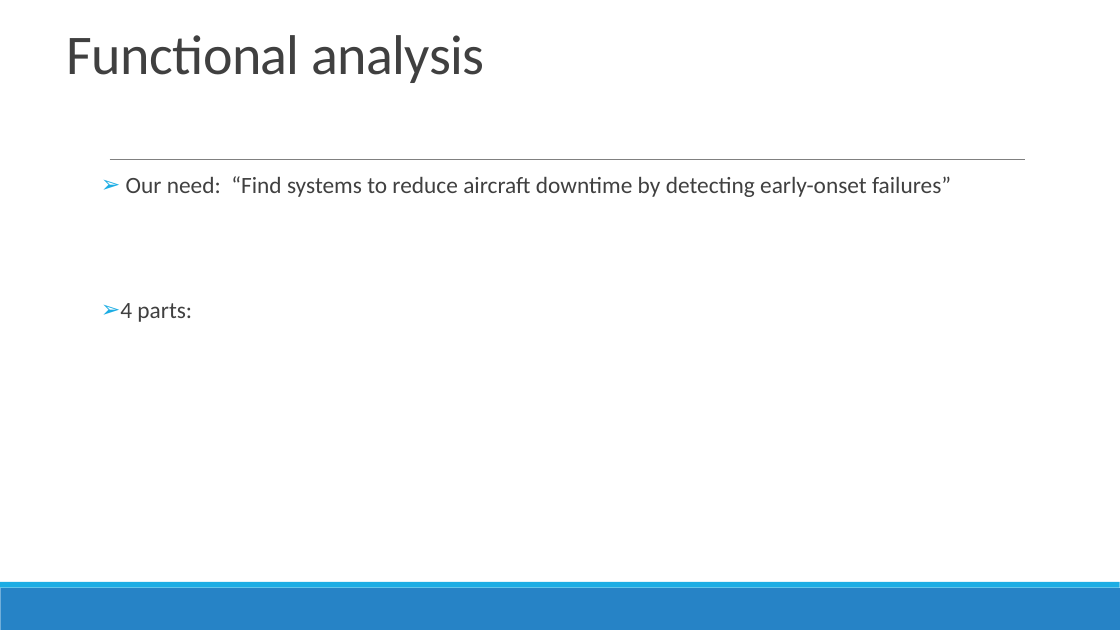
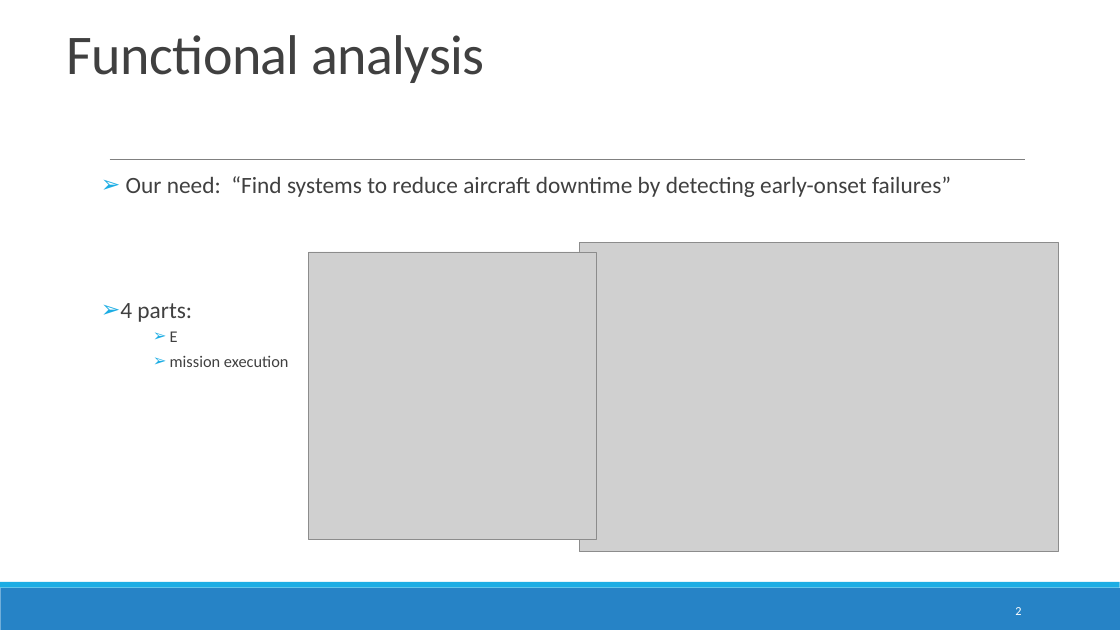
Before and after one commit to Jacquelinehhy/Group-1-, a slide deck: slide 2 of soutenance.pptx. Drawn at 1120x630 pixels with LibreOffice and Linux fonts; fonts in the diff are those of the drawing; grey boxes stand for pictures. Boxes give left, top, right and bottom in pixels: in the first picture for what was removed or moved away, otherwise in the second. Text is boxed around its words. In the diff, an @@ line names an element or a change of style, - is before the commit and + after.

```diff
--- a/soutenance.pptx
+++ b/soutenance.pptx
@@ picture added at (x1=309, y1=252, x2=597, y2=539) @@
@@ picture added at (x1=579, y1=243, x2=1058, y2=552) @@
@@ text at (x1=170, y1=331, x2=289, y2=367): paragraphs added @@
+      ➢ E
+      ➢ mission execution
@@ page number added at (x1=1015, y1=607, x2=1021, y2=615), 10.5 pt, text #FFFFFF @@
+2
```
Also in this commit, not shown: 4 other slides changed, 2 slides added.
